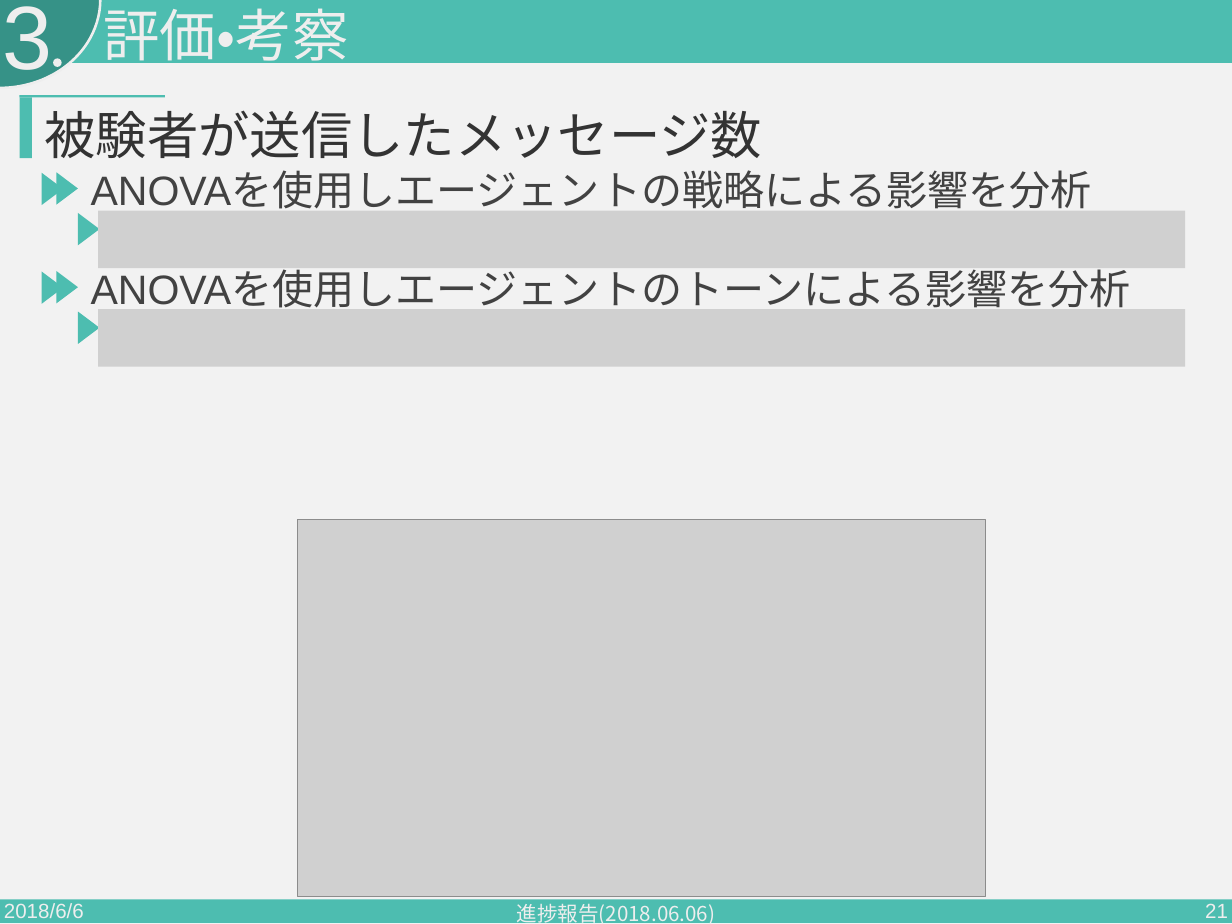
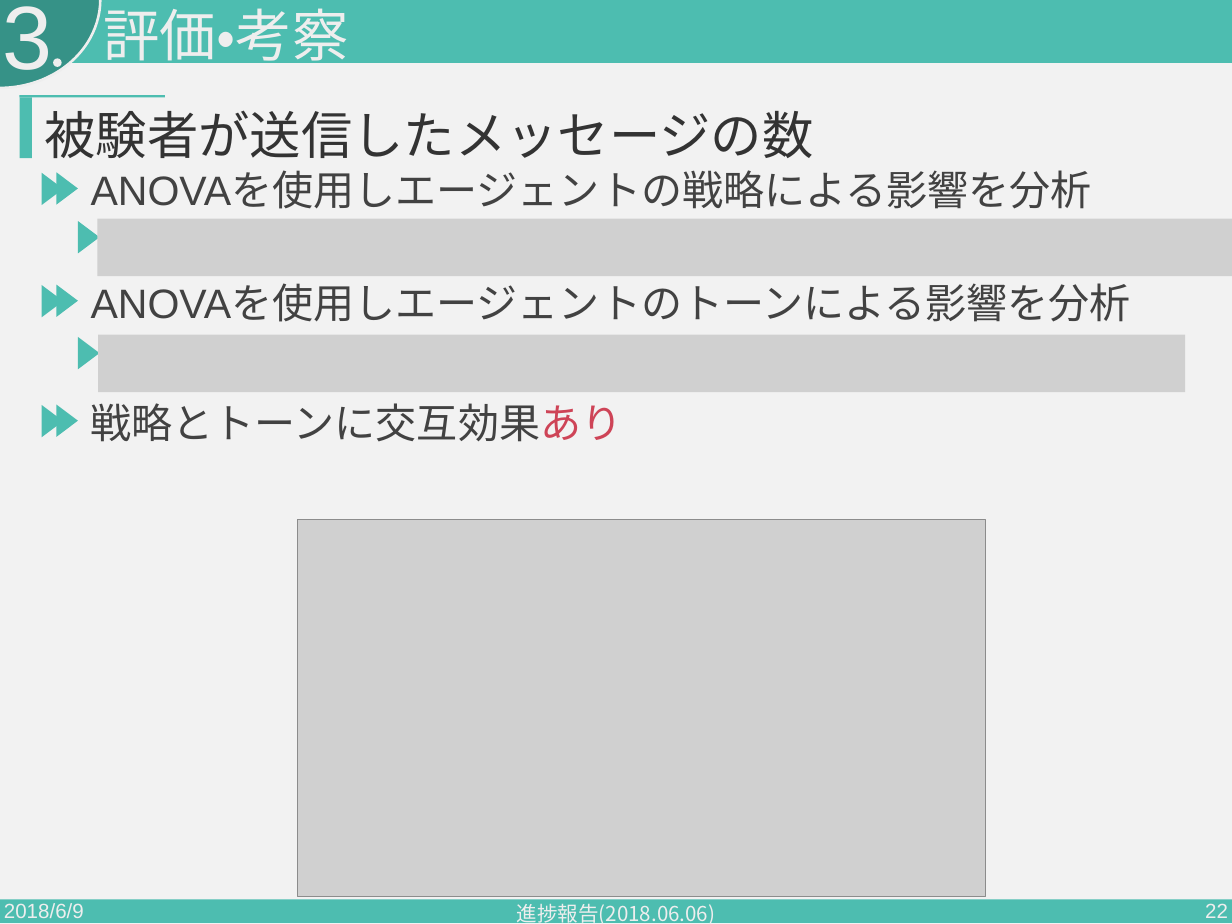
Before and after one commit to PajamaDrive/presentation, a slide deck: slide 22 of presentation_2nd.pptx (slide 21 before the commit). Drawn at 1232x924 pixels with LibreOffice and Linux fonts; fonts in the diff are those of the drawing; grey boxes stand for pictures. Boxes give left, top, right and bottom in pixels: in the first picture for what was removed or moved away, otherwise in the second. Text is boxed around its words. In the diff, an @@ line names an element or a change of style, - is before the commit and + after.

```diff
--- a/presentation_2nd.pptx
+++ b/presentation_2nd.pptx
@@ text at [45, 110, 814, 158]: text changed @@
-被験者が送信したメッセージ数
+被験者が送信したメッセージの数
@@ triangle: place and size @@
-triangle at [78, 213, 100, 245]
+triangle at [78, 221, 100, 254]
@@ picture: place and size @@
-picture at [98, 211, 1185, 268]
+picture at [97, 219, 1232, 276]
@@ 2 triangles, 1 text: place and size @@
-2 triangles, 1 text at [42, 271, 1131, 308]
+2 triangles, 1 text at [42, 285, 1131, 322]
@@ triangle: place and size @@
-triangle at [78, 312, 100, 344]
+triangle at [78, 337, 100, 370]
@@ picture: place and size @@
-picture at [98, 309, 1185, 367]
+picture at [98, 334, 1185, 392]
@@ triangle added at [42, 405, 63, 437], fill #4DBDB0 @@
@@ triangle added at [57, 404, 78, 437], fill #4DBDB0 @@
@@ text added at [91, 403, 623, 442], 48 pt, text #424242 @@
+戦略とトーンに交互効果あり
@@ text at [4, 903, 84, 918]: text changed @@
-2018/6/6
+2018/6/9
@@ page number at [1205, 903, 1228, 918]: text changed @@
-21
+22
```
Also in this commit, not shown: 27 other slides changed, 3 slides added.
